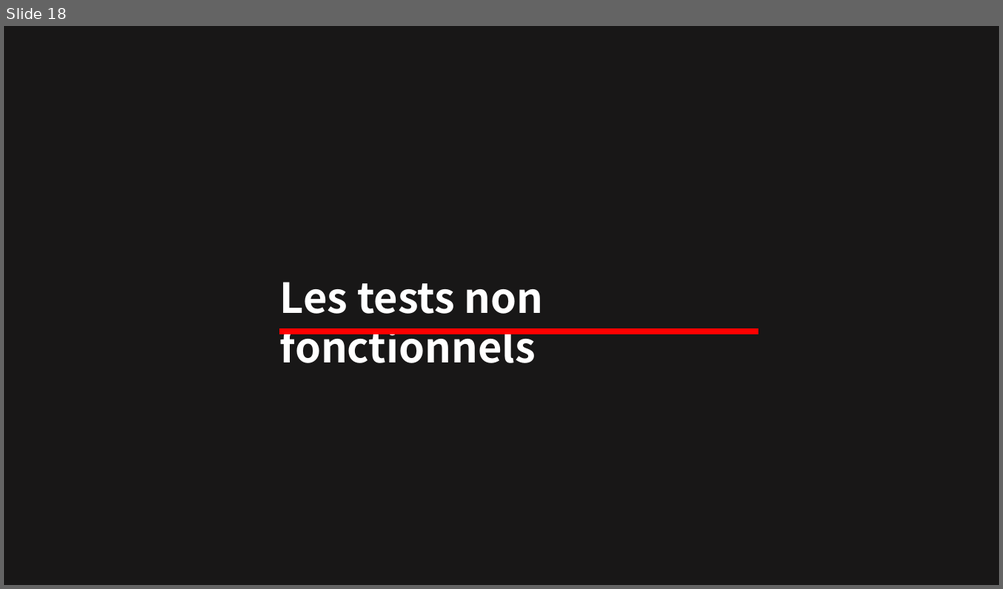
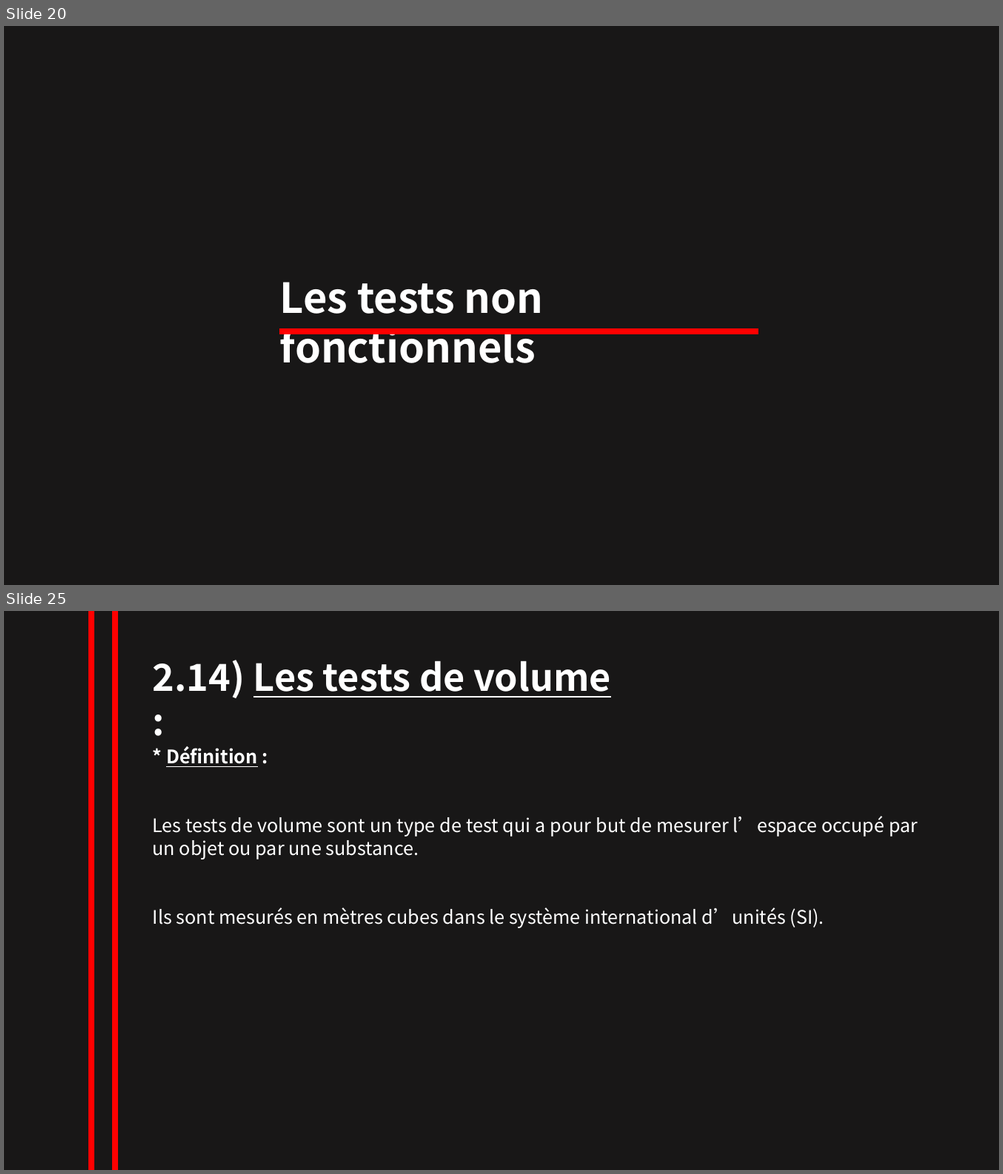
Before and after one commit to NesrineZitouni11/nesrine_zitouni, a slide deck: TRAVAUX/powerpointRevisionISTQB.pptx. Shown one above the other, each under a label of ours: slide 18 before the commit, slides 20 and 25 after it; the slides between them are not shown. The pictures are 1003x589 and 1003x1174 pixels, drawn with LibreOffice and Linux fonts; fonts in the diff are those of the drawing. Boxes give left, top, right and bottom in pixels: in the first picture for what was removed or moved away, otherwise in the second. Text is boxed around its words. In the diff, an @@ line names an element or a change of style, - is before the commit and + after.

```diff
--- a/TRAVAUX/powerpointRevisionISTQB.pptx
+++ b/TRAVAUX/powerpointRevisionISTQB.pptx
@@ slide 25 added at box(4, 611, 999, 1170), background #181717 @@
@@ line added from (91, 611) to (91, 1170), #FF0000 6 pt @@
@@ line added from (115, 611) to (115, 1170), #FF0000 6 pt @@
@@ text added at box(153, 660, 611, 698), 36 pt, text #FFFFFF, bold, underline @@
+2.14) Les tests de volume :
@@ text added at box(166, 746, 257, 767), 18 pt, text #FFFFFF, bold, underline @@
+* Définition :
@@ text added at box(153, 816, 917, 860), 18 pt, text #FFFFFF @@
+Les tests de volume sont un type de test qui a pour but de mesurer l’espace occupé par un objet ou par une substance.
@@ text added at box(153, 908, 824, 928), 18 pt, text #FFFFFF @@
+Ils sont mesurés en mètres cubes dans le système international d’unités (SI).
@@ what was slide 18 is now slide 20 @@
```
Also in this commit, not shown: 1 slide changed, 8 other slides added, 1 slide removed.
